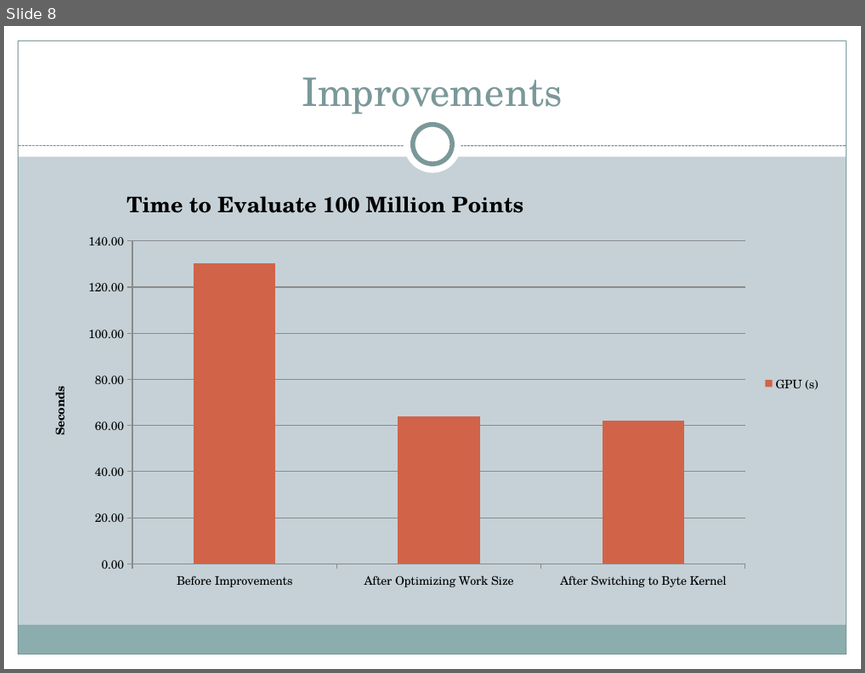
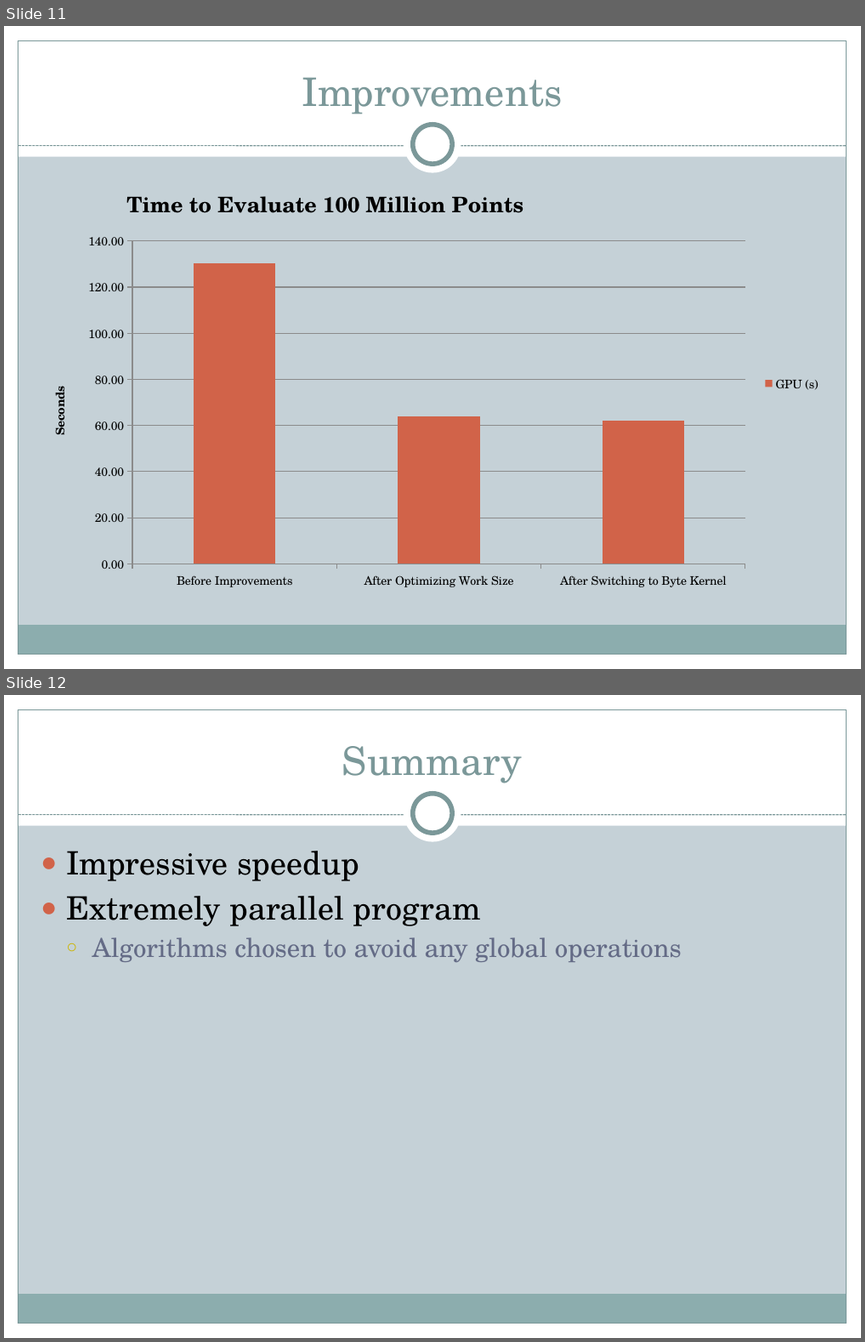
Before and after one commit to freethenation/OpenCLNoise, a slide deck: docs/Presentation.pptx. Shown one above the other, each under a label of ours: slide 8 before the commit, slides 11 and 12 after it. The pictures are 865x673 and 865x1342 pixels, drawn with LibreOffice and Linux fonts; fonts in the diff are those of the drawing. Boxes give left, top, right and bottom in pixels: in the first picture for what was removed or moved away, otherwise in the second. Text is boxed around its words. In the diff, an @@ line names an element or a change of style, - is before the commit and + after.

```diff
--- a/docs/Presentation.pptx
+++ b/docs/Presentation.pptx
@@ slide 12 added at [4,695,861,1338], background #C5D1D7; not listed: 9 template elements that a slide beside it also shows @@
@@ title added at [342,746,522,783], 33 pt, text #7C999A @@
+Summary
@@ text added at [66,851,681,962], 22 pt, text #646B86 @@
+● Impressive speedup
+● Extremely parallel program
+  ○ Algorithms chosen to avoid any global operations
@@ what was slide 8 is now slide 11 @@
```
Also in this commit, not shown: 3 slides changed, 3 other slides added, 1 slide removed, 5 other files.
